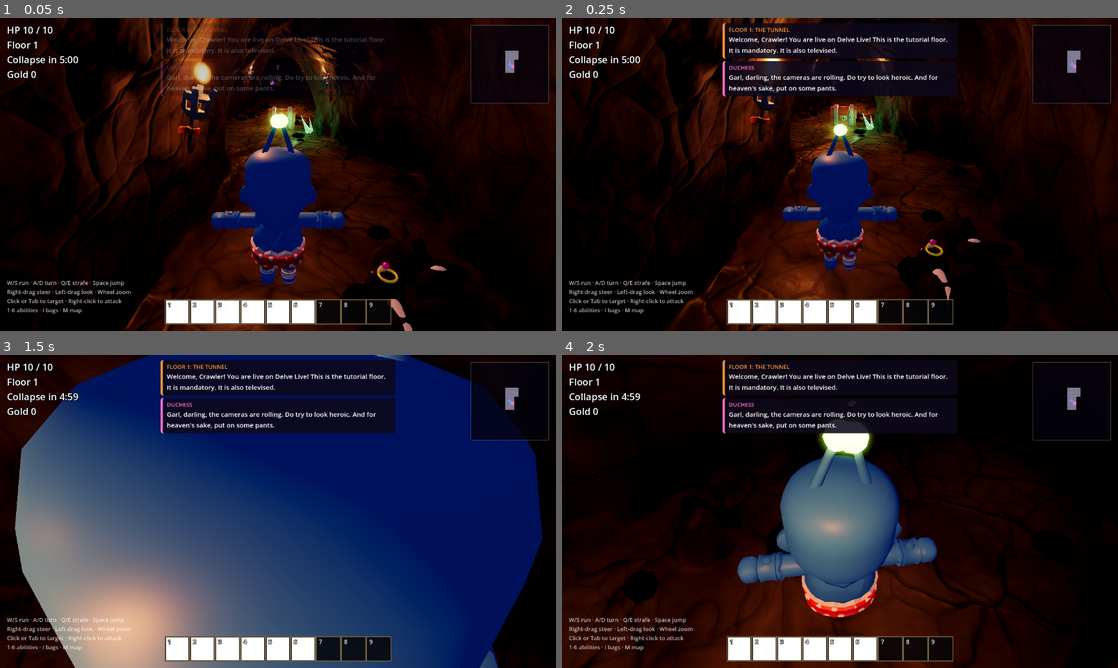
Above: before the commit, frames 1-4 (two rows, left to right).
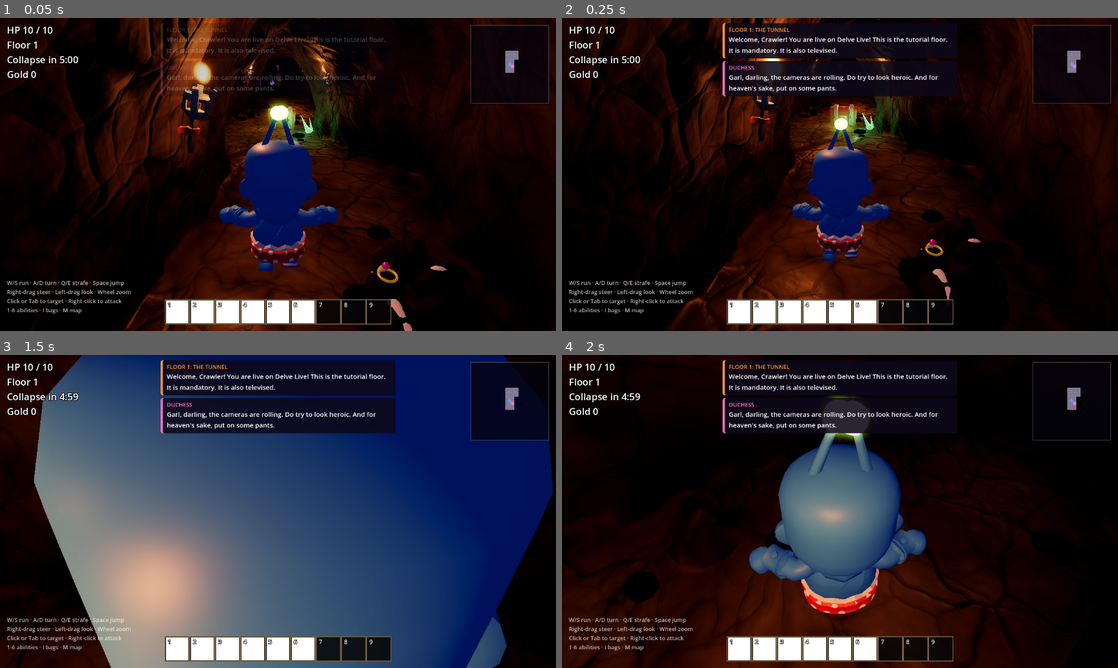
Above: after the commit, the same moments.

Repository: SinaChavoshi/dungeon-brawler-garl
Game: Godot game, scene res://scenes/main.tscn
Two runs of this game, one before a commit and one after it. Both use one fixed random seed, a clock stepped at 60 frames per second and the inputs below.
Inputs (mouse positions are in pixels of both pictures, inside the frame that each line leads up to):
- Up to frame 1 (0.05 s): no input
- Up to frame 2 (0.25 s): no input
- Up to frame 3 (1.5 s): move the mouse to (400, 495) at 0.52 s; hold D 0.53-1.25 s; hold R 0.53-1.25 s; click (400, 495) at 0.67 s; tap Space at 0.77 s; drag from (166, 527) to (250, 574) at 1.27 s
- Up to frame 4 (2 s): no input

The runs differ from the first frame. In frame 1, 2.8% of the frame differs, in the area x 37-63%, y 26-86%; in frame 2, 1.8%; in frame 3, 46%, in the area x 2-100%, y 0-100%; in frame 4, 5.1%.

Commit message:
Start Garl's animation transitions on an input, log animation state in CI
Co-Authored-By: Claude Opus 5.5 <noreply@anthropic.com>
Claude-Session: https://claude.ai/code/session_01Fh5d7n6aM8ajh1Uc5q6ipS

Diff:
--- a/scripts/game.gd
+++ b/scripts/game.gd
@@ -88,6 +88,10 @@
 		var path := folder.path_join("%s.jpg" % shot[0])
 		get_viewport().get_texture().get_image().save_jpg(path, 0.85)
 		print("Saved screenshot ", path)
+		print("  Garl animation: ", player.visuals.debug_state())
+		var icon := load("res://assets/icons/haymaker.png") as Texture2D
+		if icon != null:
+			print("  Icon: ", icon.get_class(), " ", icon.get_size(), " centre pixel ", icon.get_image().get_pixel(32, 32))
 	get_tree().quit()
 
 
--- a/scripts/garl_model.gd
+++ b/scripts/garl_model.gd
@@ -162,6 +162,21 @@
 	_tree.anim_player = _tree.get_path_to(_anim)
 	_tree.tree_root = _root
 	_tree.active = true
+	# Transitions start with no current input until asked, so ask.
+	_tree.set("parameters/air/transition_request", "ground")
+	_tree.set("parameters/dead/transition_request", "alive")
+
+
+## One line about the animation state, for CI logs.
+func debug_state() -> String:
+	if _tree == null:
+		return "no AnimationTree (anim player: %s)" % _anim
+	var skeleton := _model.find_child("Skeleton3D", true, false) as Skeleton3D
+	var arm := skeleton.find_bone("upperarm.l") if skeleton else -1
+	return "tree active=%s valid=%s loco=%s air=%s dead=%s arm_pose=%s arm_rest=%s" % [
+		_tree.active, _tree.tree_root != null, _tree.get("parameters/loco/blend_position"),
+		_tree.get("parameters/air/current_state"), _tree.get("parameters/dead/current_state"),
+		skeleton.get_bone_pose_rotation(arm) if arm >= 0 else "?", skeleton.get_bone_rest(arm).basis.get_rotation_quaternion() if arm >= 0 else "?"]
 
 
 func _clip(anim_name: String) -> AnimationNodeAnimation:
